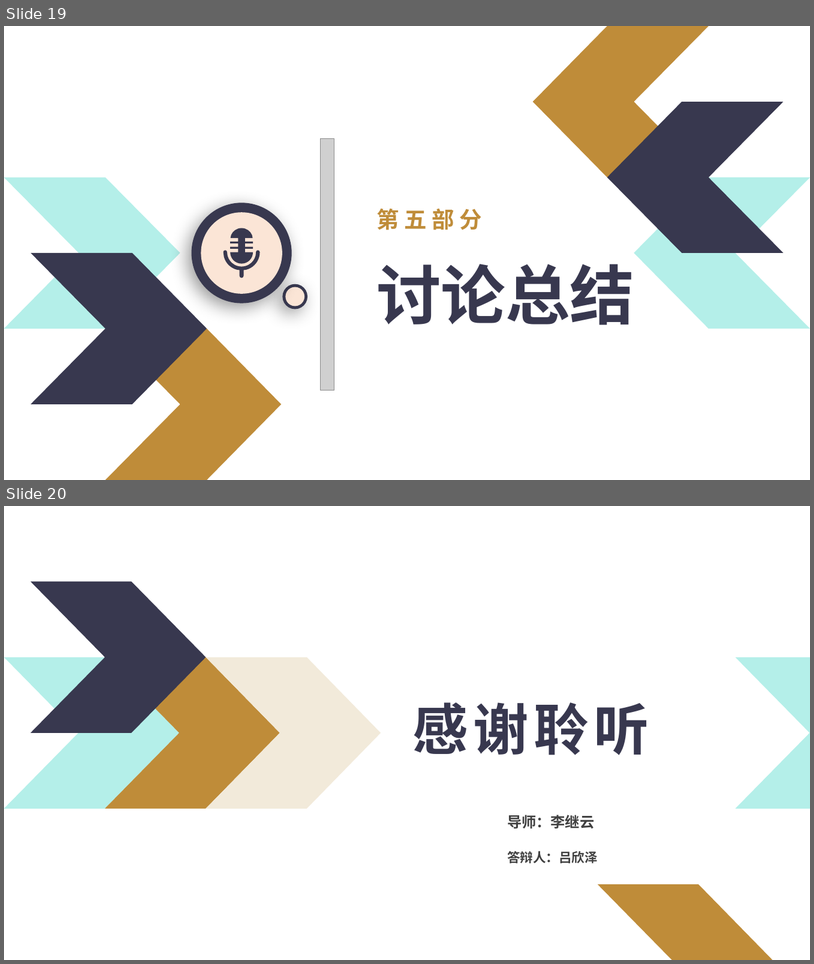
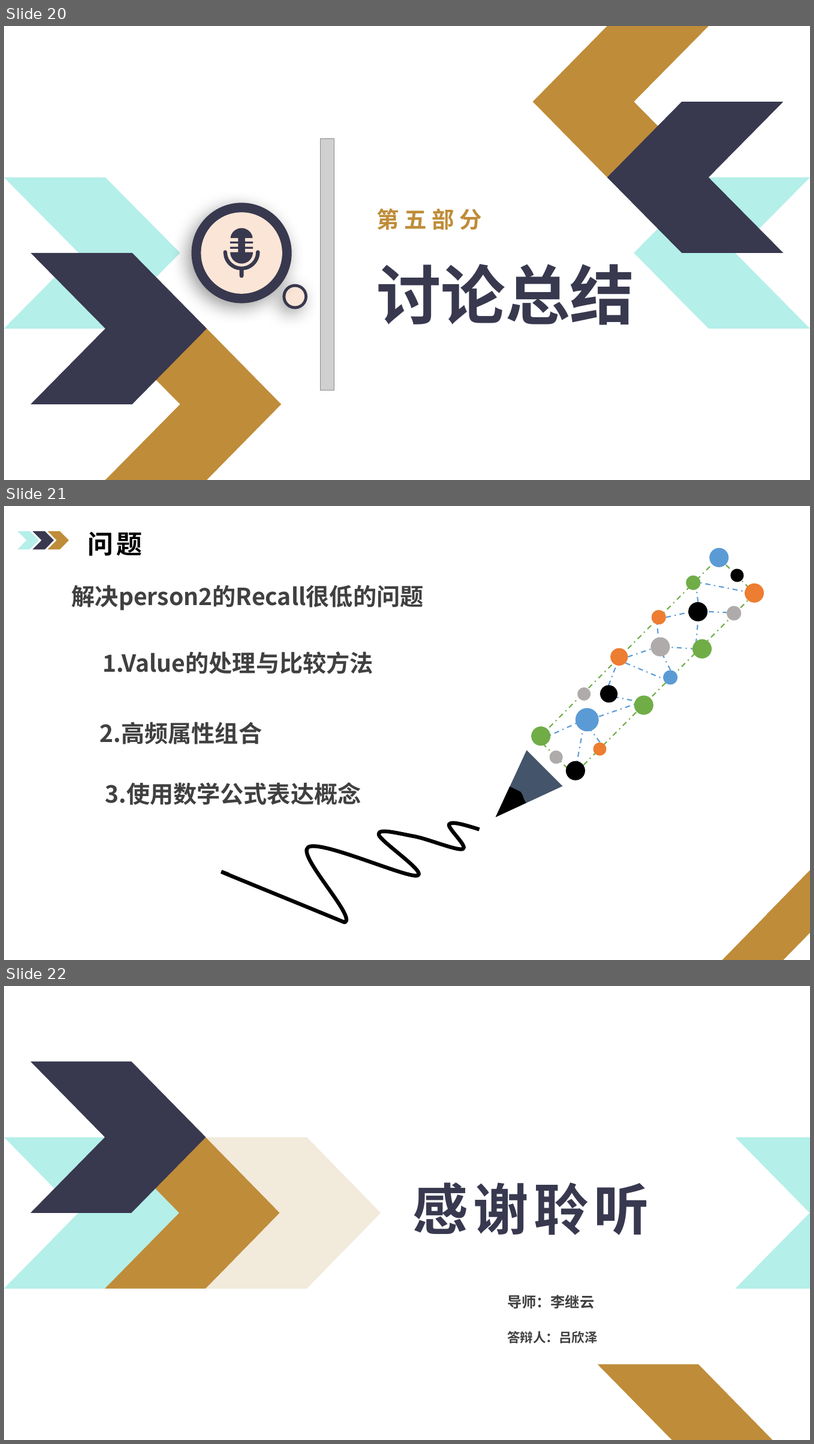
Before and after one commit to ciferlv/OAEI_IM, a slide deck: Luc.pptx. Shown one above the other, each under a label of ours: slides 19 and 20 before the commit, slides 20, 21 and 22 after it. The pictures are 814x964 and 814x1444 pixels, drawn with LibreOffice and Linux fonts; fonts in the diff are those of the drawing; grey boxes stand for pictures; background and template pictures are left out. Boxes give left, top, right and bottom in pixels: in the first picture for what was removed or moved away, otherwise in the second. Text is boxed around its words. In the diff, an @@ line names an element or a change of style, - is before the commit and + after.

```diff
--- a/Luc.pptx
+++ b/Luc.pptx
@@ slide 21 added at (4, 506, 810, 960), background picture (left out) @@
@@ freeform shape added at (17, 531, 38, 550), fill #B4EFE9 @@
@@ freeform shape added at (32, 531, 54, 550), fill #38384F @@
@@ freeform shape added at (48, 531, 69, 550), fill #BF8C39 @@
@@ text added at (88, 532, 142, 556), 30.7 pt, text #000000, bold @@
+问题
@@ text added at (72, 585, 424, 610), 28 pt, text #404040, bold @@
+解决person2的Recall很低的问题
@@ group added at (478, 544, 768, 834): 19 ellipses, 16 lines, 1 rectangle, 1 triangle, 1 freeform shape @@
@@ text added at (102, 651, 374, 674), 28 pt, text #404040, bold @@
+1.Value的处理与比较方法
@@ text added at (99, 721, 262, 744), 28 pt, text #404040, bold @@
+2.高频属性组合
@@ text added at (105, 782, 361, 805), 28 pt, text #404040, bold @@
+3.使用数学公式表达概念
@@ freeform shape added at (221, 823, 477, 922), outline #000000 4.5 pt @@
@@ freeform shape added at (723, 870, 810, 960), fill #BF8C39 @@
@@ what was slide 19 is now slide 20 @@
@@ what was slide 20 is now slide 22 @@
```
Also in this commit, not shown: 10 slides changed, 4 other slides added, 3 slides removed, 5 other files.
